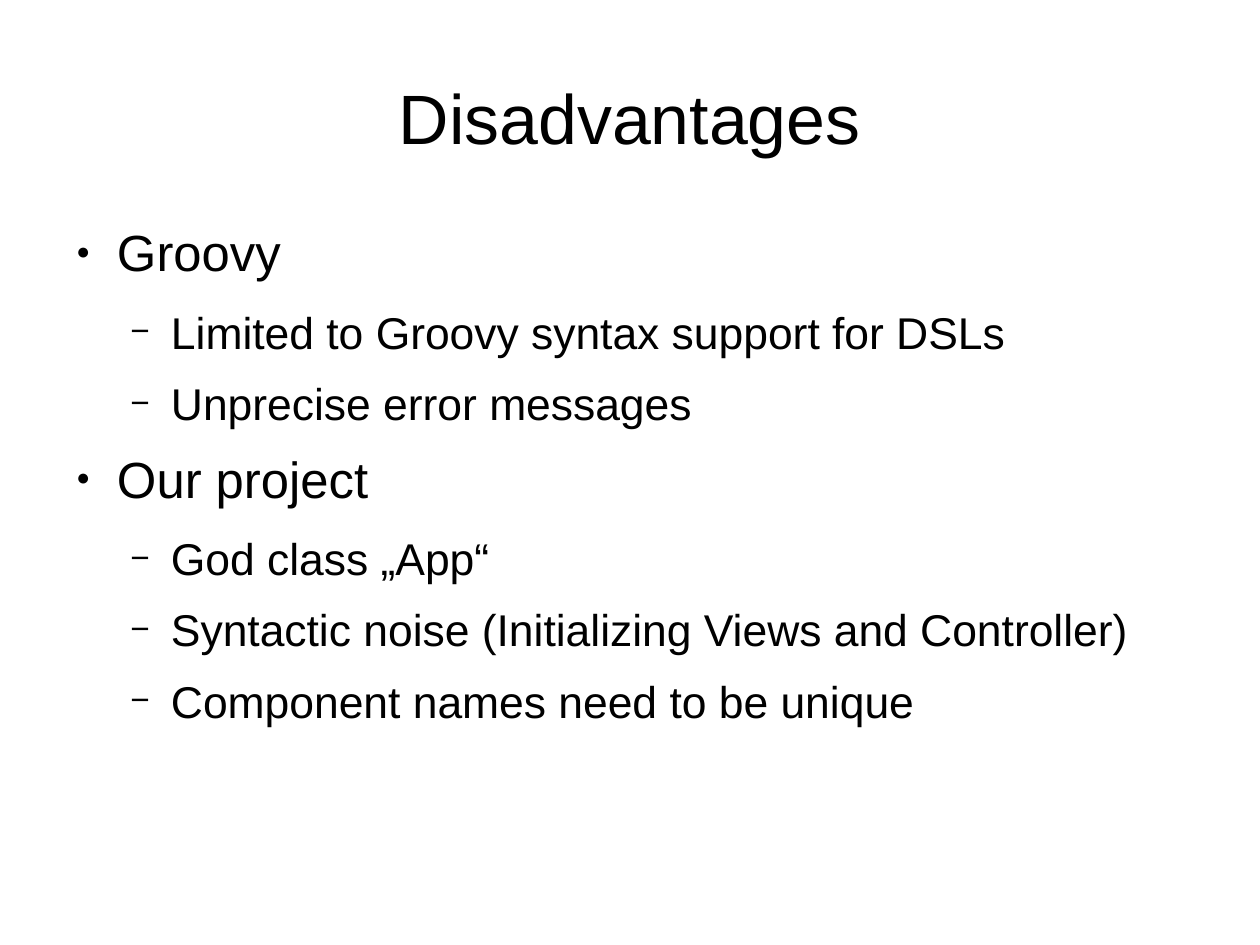
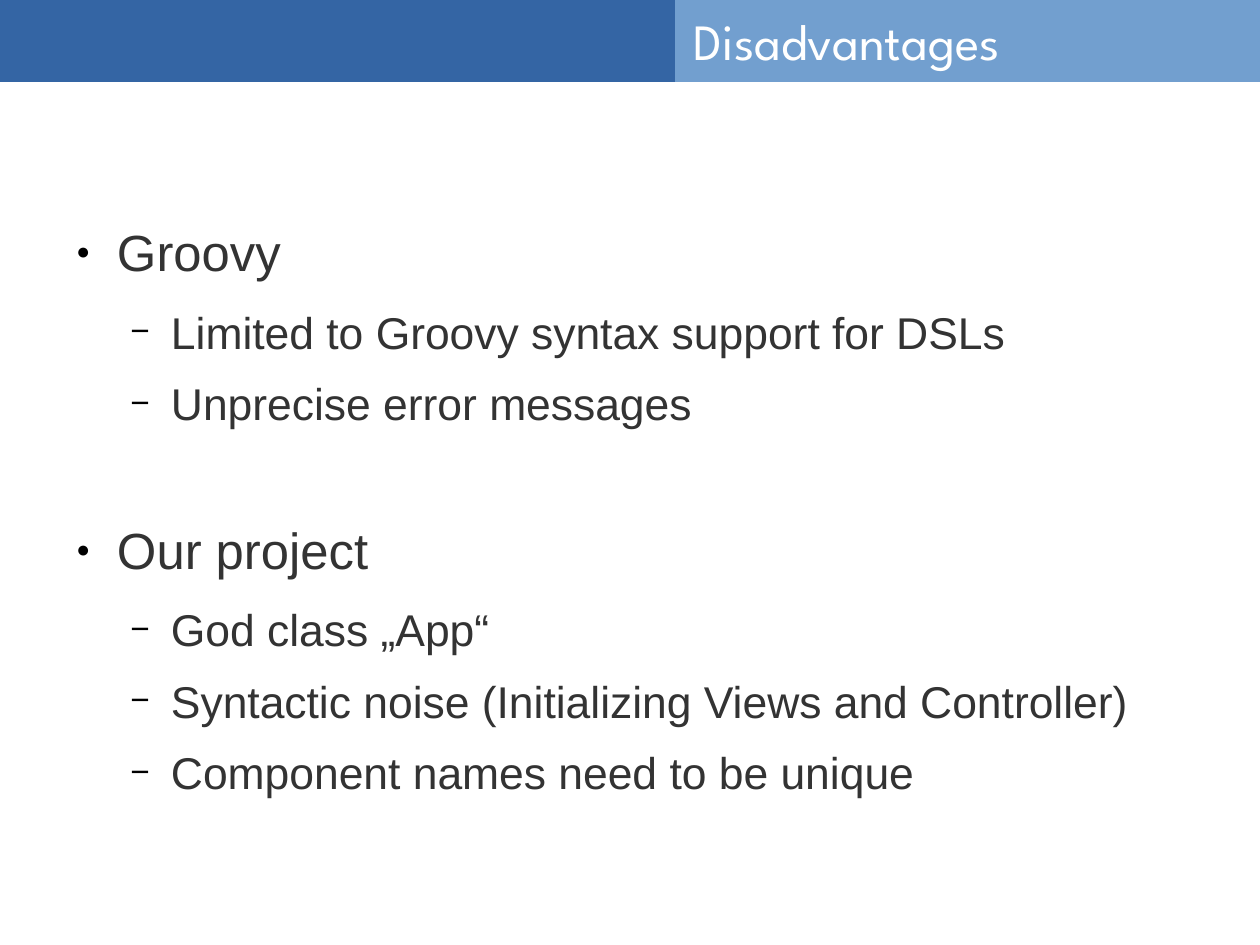
Before and after one commit to csam1810/dsl2014, a slide deck: slide 9 of dslProjectPresentation.odp. Drawn at 1260x945 pixels with LibreOffice and Linux fonts; fonts in the diff are those of the drawing. Boxes give left, top, right and bottom in pixels: in the first picture for what was removed or moved away, otherwise in the second. Text is boxed around its words. In the diff, an @@ line names an element or a change of style, - is before the commit and + after.

```diff
--- a/dslProjectPresentation.odp
+++ b/dslProjectPresentation.odp
@@ rectangle added at [0,0,1260,81], fill #3465A4, outline #3465A4 0 pt @@
@@ rectangle added at [676,0,1260,81], fill #729FCF, outline #729FCF 0 pt @@
@@ title "Disadvantages": place and size @@
-title "Disadvantages" at [399,93,861,157]
+title "Disadvantages" at [694,25,1000,71]
@@ title "Disadvantages" at [694,25,1000,71]: size 44 to 32 pt, font Arial to League Spartan, text colour #000000 to #FFFFFF; alignment centre to left @@
@@ text "Groovy" at [117,235,1127,798]: text colour #000000 to #333333 @@
```
Also in this commit, not shown: 8 other slides changed, 1 slide added, 1 other file.
